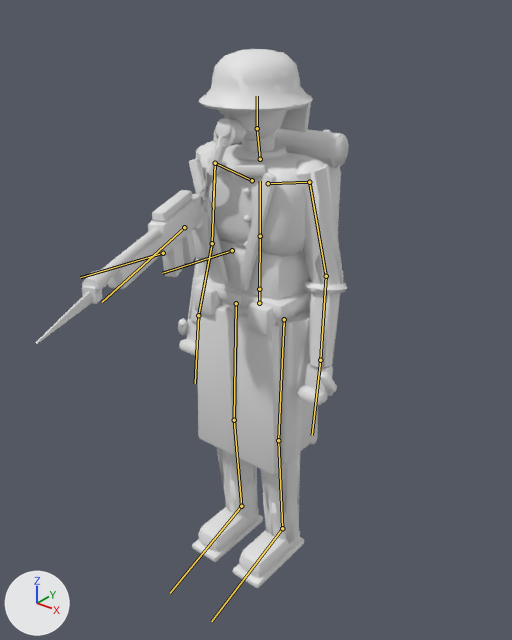
Before and after pictures for a commit that changed the glTF model public/assets/units/krieg.glb.
Both versions are drawn from a 50 mm lens placed at (1.31, -1.65, 1.95), pointed at (-0.1, 0.1, 0.86). The lights are fixed; the arrows at lower left show +X, +Y and +Z. The first picture is the older version. The bones that change, and the others that lie on the model, are drawn over the model as lines. Objects named as collision shapes, trigger or cutter boxes, shadow casters or lower levels of detail are left out.

In view in the first picture: 'krieg', 'krieg_lod1'.
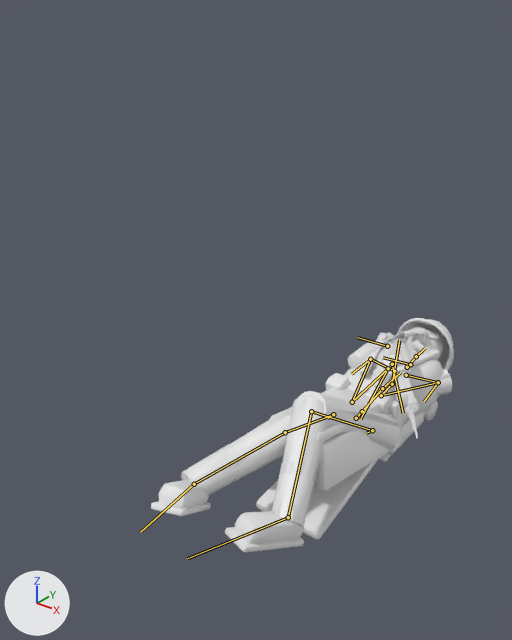
The newer file adds an action. The first version stands in its rest pose; the second is drawn at frame 22 of the action 'knockdown'.

Boxes [x1, y1, x2, y2] around the edits, measured in the pictures (512 x 640 px):
'krieg', posed (56% shorter)
    before: [36, 49, 348, 588]
    after: [151, 318, 454, 552]
'krieg_lod1', posed (57% shorter)
    before: [37, 49, 349, 585]
    after: [151, 319, 454, 548]
bone 'hips', root to tip
    before: (259, 303) to (259, 289)
    after: (356, 418) to (362, 411)
bone 'chest', root to tip
    before: (260, 236) to (260, 181)
    after: (382, 388) to (400, 372)
bone 'upper_arm.L', root to tip
    before: (309, 182) to (326, 276)
    after: (438, 382) to (381, 395)
bone 'forearm.L', root to tip
    before: (326, 276) to (320, 360)
    after: (381, 395) to (392, 384)
bone 'hand.L', root to tip
    before: (320, 360) to (312, 435)
    after: (392, 384) to (399, 340)
bone 'upper_arm.R', root to tip
    before: (215, 163) to (212, 243)
    after: (370, 359) to (352, 402)
bone 'forearm.R', root to tip
    before: (212, 243) to (198, 315)
    after: (352, 402) to (388, 368)
bone 'hand.R', root to tip
    before: (198, 315) to (195, 383)
    after: (388, 368) to (360, 419)
bone 'head', root to tip
    before: (257, 128) to (257, 96)
    after: (416, 356) to (425, 348)
bone 'weapon', root to tip
    before: (184, 227) to (102, 302)
    after: (392, 364) to (403, 413)
bone 'tasset.L', root to tip
    before: (284, 319) to (283, 334)
    after: (372, 430) to (366, 433)
bone 'tasset.R', root to tip
    before: (236, 303) to (236, 317)
    after: (333, 414) to (327, 418)
bone 'thigh.L', root to tip
    before: (284, 319) to (278, 440)
    after: (372, 430) to (311, 411)
bone 'shin.L', root to tip
    before: (278, 440) to (282, 528)
    after: (311, 411) to (288, 517)
bone 'foot.L', root to tip
    before: (282, 528) to (211, 621)
    after: (288, 517) to (187, 558)
bone 'thigh.R', root to tip
    before: (236, 303) to (234, 420)
    after: (333, 414) to (285, 432)
bone 'shin.R', root to tip
    before: (234, 420) to (241, 506)
    after: (285, 432) to (194, 484)
bone 'foot.R', root to tip
    before: (241, 506) to (170, 593)
    after: (194, 484) to (140, 532)

The change in detail:
Bone 'hips' (bone_hips) moves from (0.0, 0.0, 0.0) to (0.0, -0.807, -0.693).
Bone 'hips' (bone_hips) turns from (0, 0, 0) to (-79, 0, 0) degrees about its own x, y and z.
Bone 'chest' (bone_chest) turns from (0, 0, 0) to (-9, 0, 0) degrees about its own x, y and z.
Bone 'upper_arm.L' (bone_upper_arm_l) turns from (0, 0, 0) to (-15, -50, 55) degrees about its own x, y and z.
Bone 'forearm.L' (bone_forearm_l) turns from (0, 0, 0) to (-62, 4, 7) degrees about its own x, y and z.
Bone 'hand.L' (bone_hand_l) turns from (0, 0, 0) to (6, 114, 29) degrees about its own x, y and z.
Bone 'upper_arm.R' (bone_upper_arm_r) turns from (0, 0, 0) to (7, -27, -28) degrees about its own x, y and z.
Bone 'forearm.R' (bone_forearm_r) turns from (0, 0, 0) to (-87, -7, -8) degrees about its own x, y and z.
Bone 'hand.R' (bone_hand_r) turns from (0, 0, 0) to (106, 32, -71) degrees about its own x, y and z.
Bone 'head' (bone_head) turns from (0, 0, 0) to (4, 0, 0) degrees about its own x, y and z.
Bone 'weapon' (bone_weapon) moves from (0.0, 0.0, 0.0) to (-0.148, -0.044, -0.098).
Bone 'weapon' (bone_weapon) turns from (0, 0, 0) to (-62, 22, 11) degrees about its own x, y and z.
Bone 'tasset.L' (bone_tasset_l) turns from (0, 0, 0) to (-23, 12, -2) degrees about its own x, y and z.
Bone 'tasset.R' (bone_tasset_r) turns from (0, 0, 0) to (-15, -19, 5) degrees about its own x, y and z.
Bone 'thigh.L' (bone_thigh_l) turns from (0, 0, 0) to (-47, 23, -10) degrees about its own x, y and z.
Bone 'shin.L' (bone_shin_l) turns from (0, 0, 0) to (67, 0, 0) degrees about its own x, y and z.
Bone 'foot.L' (bone_foot_l) turns from (0, 0, 0) to (29, -31, 1) degrees about its own x, y and z.
Bone 'thigh.R' (bone_thigh_r) turns from (0, 0, 0) to (-35, -35, 16) degrees about its own x, y and z.
Bone 'shin.R' (bone_shin_r) turns from (0, 0, 0) to (29, 0, 0) degrees about its own x, y and z.
Bone 'foot.R' (bone_foot_r) turns from (0, 0, 0) to (48, 42, 22) degrees about its own x, y and z.
